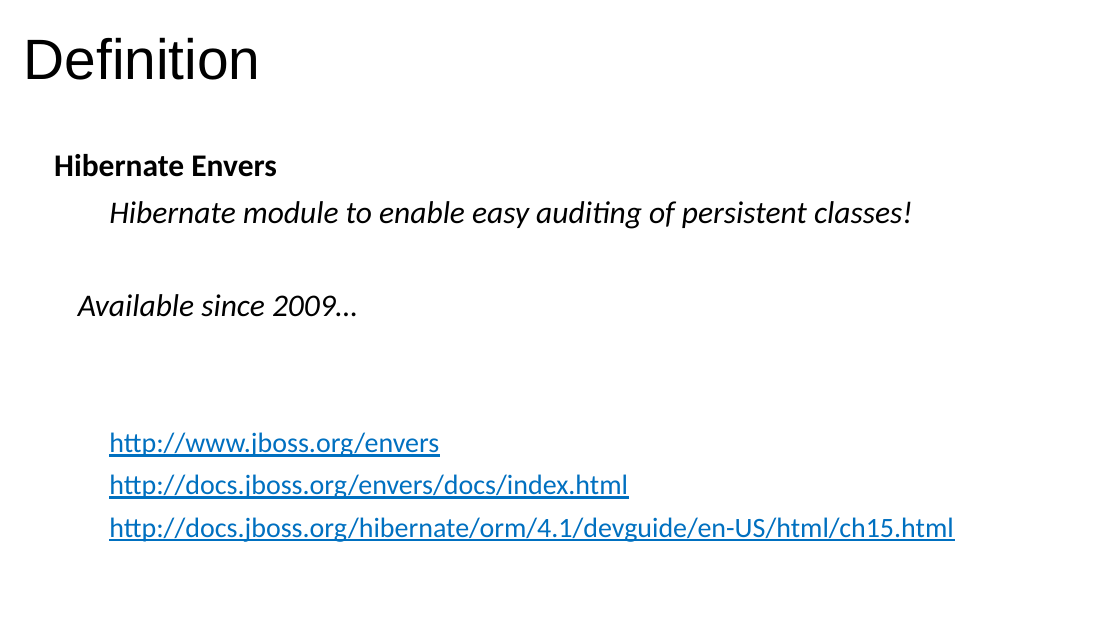
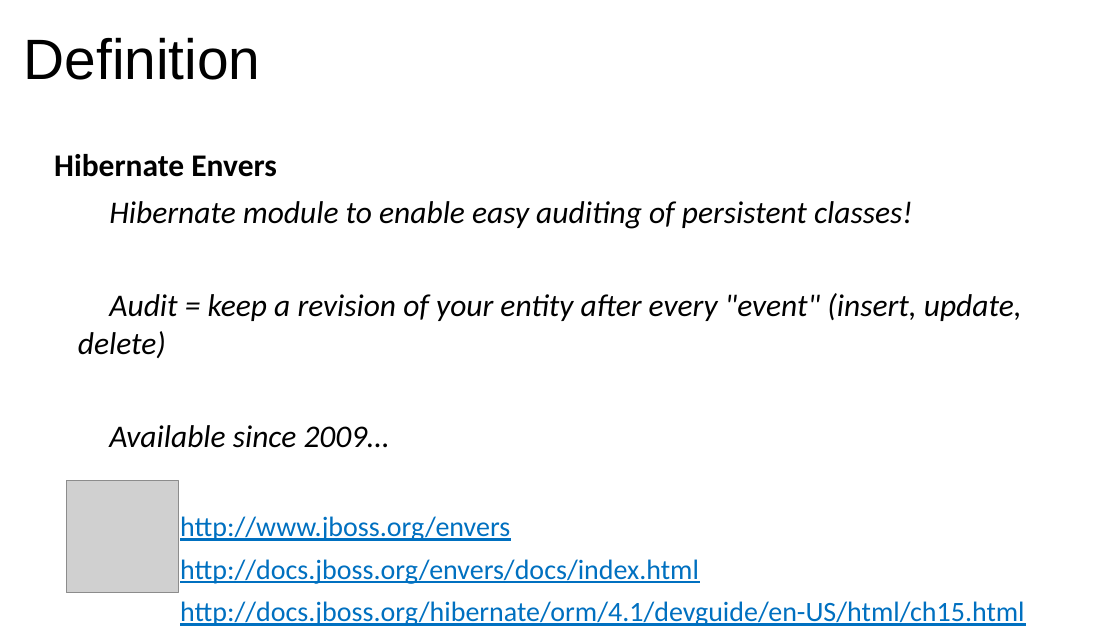
Before and after one commit to linsolas/devoxx-envers, a slide deck: slide 5 of Devoxx 2012 - Hibernate Envers.pptx. Drawn at 1120x630 pixels with LibreOffice and Linux fonts; fonts in the diff are those of the drawing; grey boxes stand for pictures; background and template pictures are left out. Boxes give left, top, right and bottom in pixels: in the first picture for what was removed or moved away, otherwise in the second. Text is boxed around its words. In the diff, an @@ line names an element or a change of style, - is before the commit and + after.

```diff
--- a/Devoxx 2012 - Hibernate Envers.pptx
+++ b/Devoxx 2012 - Hibernate Envers.pptx
@@ text at (78, 293, 1022, 358): paragraph added @@
+Audit = keep a revision of your entity after every "event" (insert, update, delete)
@@ picture added at (66, 481, 178, 593) @@
@@ text at (180, 516, 1024, 626): list level 1 to 5 in "http://www.jboss.org/envers"; list level 1 to 5 in "http://docs.jboss.org/envers/docs/index.html"; list level 1 to 5 in "http://docs.jboss.org/hibernate/orm/4.1/devguide/en-US/html/ ..." @@
```
Also in this commit, not shown: 9 other slides changed, 2 slides added.
